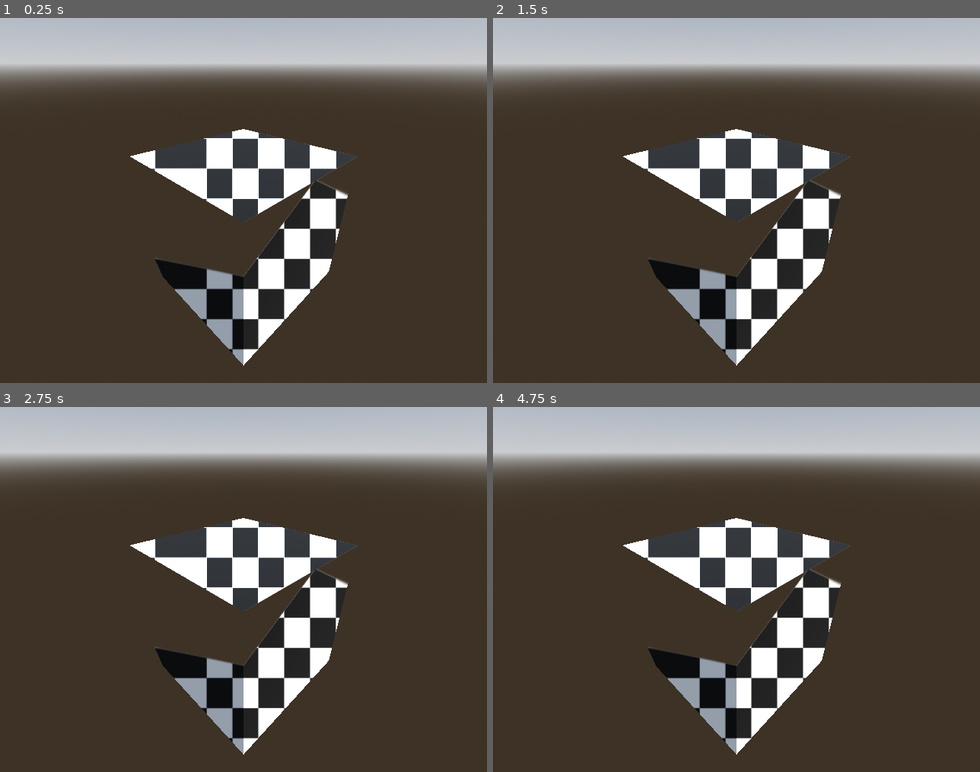
Above: before the commit, frames 1-4 (two rows, left to right).
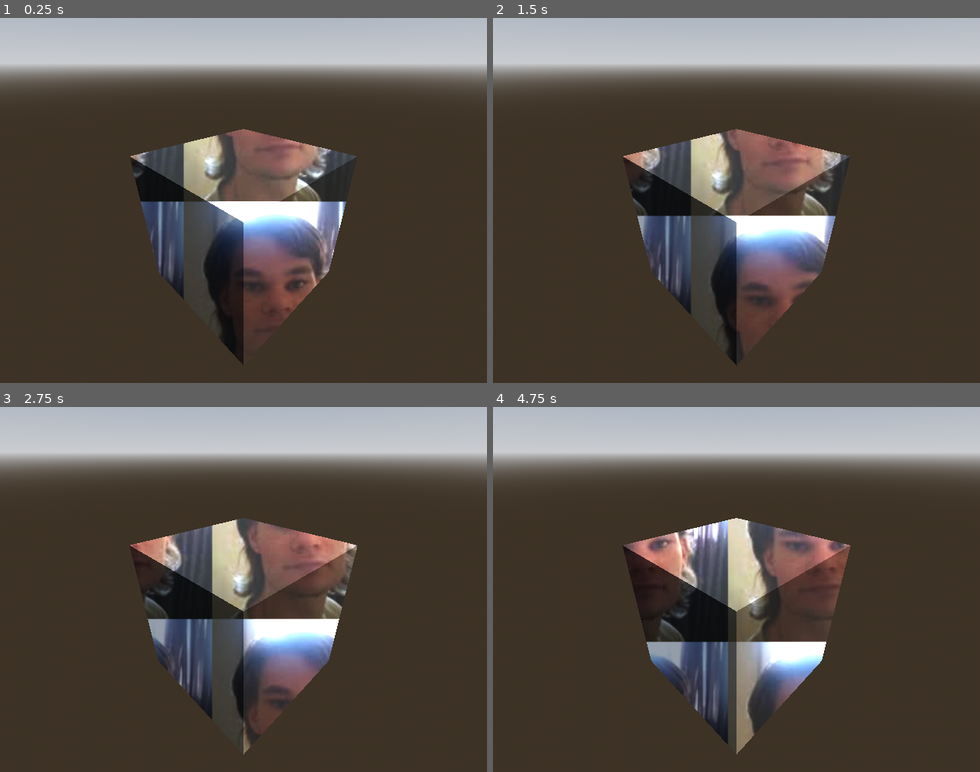
Above: after the commit, the same moments.

Repository: Cuckhands/pong-shaders
Game: Godot game, scene res://scenes/unmoving_plaid_3d.tscn
Same seed, same stepped clock (60 frames per second), same inputs: the game is played once before the commit and once after it. The project has no main scene, so this scene is started directly.
Inputs (mouse positions are in pixels of both pictures, inside the frame that each line leads up to):
- Up to frame 1 (0.25 s): no input
- Up to frame 2 (1.5 s): move the mouse to (843, 182) at 0.52 s; move the mouse to (639, 218) at 1.27 s
- Up to frame 3 (2.75 s): move the mouse to (292, 509) at 2.02 s
- Up to frame 4 (4.75 s): move the mouse to (712, 662) at 2.77 s; move the mouse to (882, 644) at 3.52 s; move the mouse to (590, 534) at 4.27 s

The runs differ from the first frame. In frame 1, 17% of the frame differs, in the area x 26-74%, y 30-96%; in frame 2, 17%; in frame 3, 17%; in frame 4, 17%.

Commit message:
Fix tile edge flicker in spatial unmoving plaid; Add comments

Diff:
--- a/scenes/unmoving_plaid_3d.tscn
+++ b/scenes/unmoving_plaid_3d.tscn
@@ -2,7 +2,7 @@
 
 [ext_resource type="Texture2D" uid="uid://cdxetqvh2s6or" path="res://LESSONS/1. Basics/iii. Textures/black-pentagon-shape-metrrnqsfwc4txvh-153031235.png" id="1_a5q7m"]
 [ext_resource type="Shader" uid="uid://b4w17aaydq8x6" path="res://shaders/unmoving_plaid_spatial.gdshader" id="1_sosa2"]
-[ext_resource type="Texture2D" uid="uid://6ibgooxjaee0" path="res://LESSONS/1. Basics/iii. Textures/1924705-1531508643.jpg" id="3_2heof"]
+[ext_resource type="Texture2D" uid="uid://y0lohr3o3731" path="res://sprites/fake.jpg" id="3_a5q7m"]
 
 [sub_resource type="ProceduralSkyMaterial" id="ProceduralSkyMaterial_sosa2"]
 sky_horizon_color = Color(0.66224277, 0.6717428, 0.6867428, 1)
@@ -19,11 +19,11 @@
 [sub_resource type="ShaderMaterial" id="ShaderMaterial_7q0ry"]
 render_priority = 1
 shader = ExtResource("1_sosa2")
-shader_parameter/background_texture = ExtResource("3_2heof")
+shader_parameter/background_texture = ExtResource("3_a5q7m")
 shader_parameter/texture_size = Vector2(720, 720)
 shader_parameter/tile_scale = 0.33
 shader_parameter/offset = Vector2(0, 0)
-shader_parameter/translation_speed = Vector2(0, 0)
+shader_parameter/translation_speed = Vector2(15, 15)
 shader_parameter/albedo_texture = ExtResource("1_a5q7m")
 
 [sub_resource type="StandardMaterial3D" id="StandardMaterial3D_b4h27"]
--- a/shaders/unmoving_plaid_spatial.gdshader
+++ b/shaders/unmoving_plaid_spatial.gdshader
@@ -41,19 +41,34 @@
 uniform sampler2D albedo_texture : source_color;
 
 void fragment() {
-	// Get absolute screen pixel coordinate
+	// Get the absolute screen pixel coordinate of this fragment.
+	// SCREEN_UV goes from (0,0) top‑left to (1,1) bottom‑right.
+	// Multiply by VIEWPORT_SIZE to get actual pixel position.
+	// Then subtract scrolling offset and manual offset.
 	vec2 screen_pixel = (SCREEN_UV * VIEWPORT_SIZE) - (translation_speed * TIME) - offset;
+
+	// Avoid division by zero if texture_size is (0,0).
 	vec2 safe_size = max(texture_size, vec2(0.001));
 
-	// Tile the background
+	// Calculate how many tiles away from the origin this pixel is.
+	// Example: if tile is 100px wide, pixel 0 → 0.0, pixel 150 → 1.5
 	vec2 raw_uv = screen_pixel / (safe_size * tile_scale);
+
+	// Take only the fractional part to wrap around.
+	// This turns 1.5 into 0.5, creating the repeating tile.
 	vec2 bg_uv = fract(raw_uv);
-	vec2 grad_x = dFdx(raw_uv);
-	vec2 grad_y = dFdy(raw_uv);
 
-	// Apply the background texture and mask out the alpha channel from the
-	// Sprite2D texture or Polygon2D shape that this shader is attached to
-	vec4 bg_color = textureGrad(background_texture, bg_uv, grad_x, grad_y);
-	ALPHA = bg_color.a * texture(albedo_texture, UV).a;
+	// Normally the GPU uses derivatives (rate of change) of bg_uv to pick mipmap levels.
+	// But fract() creates a sudden jump at tile edges (from 0.999 to 0.000).
+	// That jump makes the derivative spike, forcing a blurry (low‑res) mip.
+	// The blur appears as a grey line between tiles.
+	// To fix this, we feed the GPU derivatives from raw_uv (which changes smoothly),
+	// so it never sees the jump.
+	vec2 derivative_dx = dFdx(raw_uv);
+	vec2 derivative_dy = dFdy(raw_uv);
+	vec4 bg_color = textureGrad(background_texture, bg_uv, derivative_dx, derivative_dy);
+
+	// Output final color.
 	ALBEDO = bg_color.rgb;
+	ALPHA = bg_color.a;
 }
